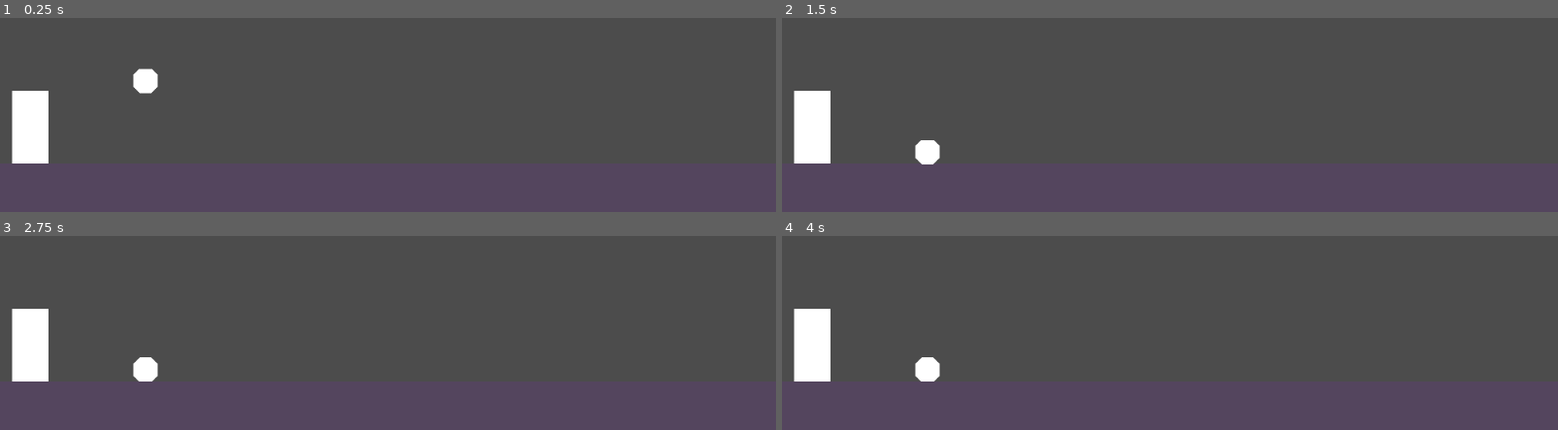
Above: before the commit, frames 1-4 (two rows, left to right).
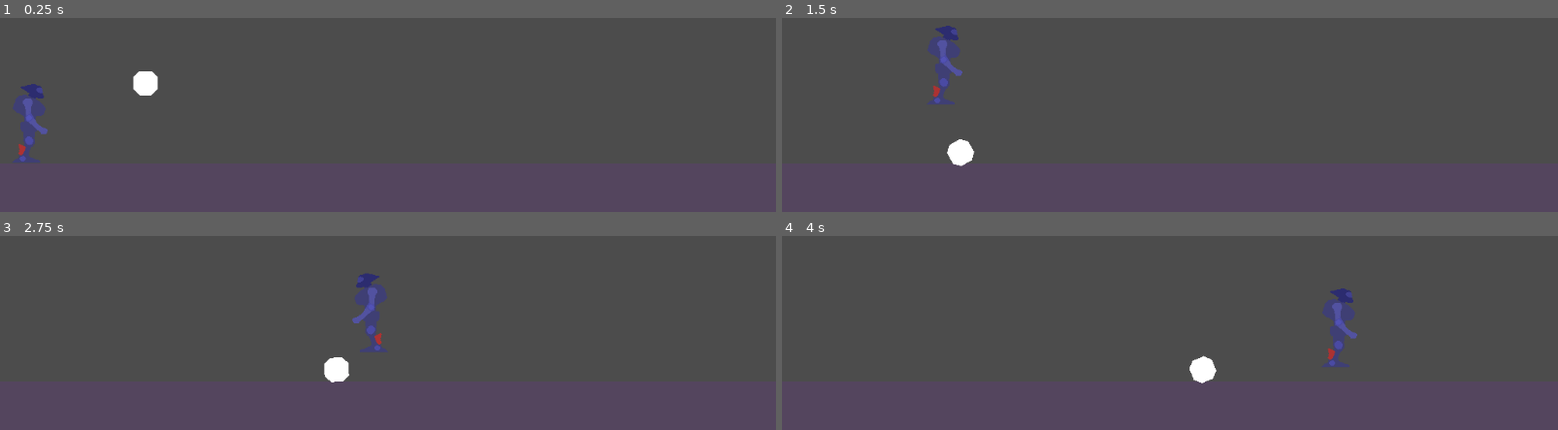
Above: after the commit, the same moments.

Repository: gioele-santi/MechGameJam
Game: Godot game, scene res://Level.tscn
Same seed, same stepped clock (60 frames per second), same inputs: the game is played once before the commit and once after it. The project has no main scene, so this scene is started directly.
Inputs:
- Up to frame 1 (0.25 s): no input
- Up to frame 2 (1.5 s): hold Space (jump, bound only after the commit) 0.53-1.28 s; hold D (move_right, bound only after the commit) from 0.53 s (still down); tap Space (jump, bound only after the commit) at 1.35 s
- Up to frame 3 (2.75 s): tap Space (jump, bound only after the commit) at 1.52, 1.82 s; release D (move_right, bound only after the commit) at 2.03 s; hold A (move_left, bound only after the commit) from 2.03 s (still down); hold Space (jump, bound only after the commit) from 2.03 s (still down)
- Up to frame 4 (4 s): release A (move_left, bound only after the commit) at 2.78 s; release Space (jump, bound only after the commit) at 2.78 s; hold D (move_right, bound only after the commit) from 2.78 s (still down); tap Space (jump, bound only after the commit) at 2.85, 3.02, 3.32 s; hold Space (jump, bound only after the commit) from 3.53 s (still down)

The runs differ from the first frame. In frame 1, 2.0% of the frame differs, in the area x 1-21%, y 26-75%; in frame 2, 3.4%; in frame 3, 3.4%, in the area x 1-50%, y 19-76%; in frame 4, 3.4%.

Commit message:
Created very basic control
Jump should be smoother, reduce sliding according to animation,
I could add a motor running state

Diff:
--- a/Level.tscn
+++ b/Level.tscn
@@ -1,10 +1,14 @@
-[gd_scene load_steps=4 format=2]
+[gd_scene load_steps=6 format=2]
+
+[ext_resource path="res://Mech.gd" type="Script" id=1]
+[ext_resource path="res://assets/mech.png" type="Texture" id=2]
 
 [sub_resource type="RectangleShape2D" id=1]
 extents = Vector2( 528, 40 )
 
-[sub_resource type="RectangleShape2D" id=2]
-extents = Vector2( 24, 48 )
+[sub_resource type="CapsuleShape2D" id=4]
+radius = 16.0
+height = 80.0
 
 [sub_resource type="CircleShape2D" id=3]
 radius = 16.0
@@ -25,20 +29,22 @@
 polygon = PoolVector2Array( 528, 40, 528, -40, -528, -40, -528, 40 )
 
 [node name="Mech" type="KinematicBody2D" parent="."]
-position = Vector2( 40, 488 )
+position = Vector2( 40, 472 )
+script = ExtResource( 1 )
 __meta__ = {
 "_edit_group_": true
 }
 
 [node name="CollisionShape2D" type="CollisionShape2D" parent="Mech"]
-shape = SubResource( 2 )
+position = Vector2( 0, 8 )
+shape = SubResource( 4 )
 
-[node name="Polygon2D" type="Polygon2D" parent="Mech"]
-position = Vector2( 0, -16 )
-polygon = PoolVector2Array( 24, 64, 24, -32, -24, -32, -24, 64 )
+[node name="Sprite" type="Sprite" parent="Mech"]
+texture = ExtResource( 2 )
 
 [node name="Ball" type="RigidBody2D" parent="."]
 position = Vector2( 192, 424 )
+gravity_scale = 2.0
 __meta__ = {
 "_edit_group_": true
 }
--- /dev/null
+++ b/Mech.gd
@@ -0,0 +1,65 @@
+extends KinematicBody2D
+class_name Mech
+
+enum {IDLE, SLIDE, RUN, JUMP, HURT, DEAD, CROUCH}
+var state = IDLE setget set_state
+
+export var speed = 7.0
+export var max_speed = 300.0
+export var ground_drag = 3.0
+export var gravity = 100.0
+
+export var jump_speed = 5000.0
+
+var velocity = Vector2.ZERO
+
+
+# Called when the node enters the scene tree for the first time.
+func _ready() -> void:
+	pass # Replace with function body.
+
+func _physics_process(delta: float) -> void:
+	#print(velocity.y)
+	velocity.y = gravity # change if adding a climb action
+	var direction := get_input_direction()
+	match state:
+		SLIDE:
+			velocity.x -= ground_drag * sign(velocity.x)
+			if abs(velocity.x) <= 0:
+				self.state = IDLE
+				velocity.x = 0
+		RUN:
+			$Sprite.flip_h = direction.x < 0
+			velocity += direction * speed
+			velocity.x = clamp(velocity.x,-max_speed, max_speed)
+			#generate dust particles when running
+		JUMP:
+			if is_on_floor():
+				velocity.y = -jump_speed
+
+	#add inertia to slow down when no input
+	move_and_slide(velocity, Vector2.UP)
+
+
+
+
+func get_input_direction() -> Vector2:
+	var direction = Vector2(Input.get_action_strength("move_right") - Input.get_action_strength("move_left"), 0)
+
+	if direction.length() <= 0:
+		self.state = SLIDE
+	else:
+		self.state = RUN
+
+	if Input.is_action_pressed("jump") and is_on_floor():
+		self.state = JUMP
+		print(velocity.y)
+
+	return direction
+
+func set_state(new_value) -> void:
+	if new_value == state:
+		return
+	state = new_value
+	print("State" + str(state))
+	#match to set different animations
--- a/project.godot
+++ b/project.godot
@@ -8,10 +8,71 @@
 
 config_version=4
 
+_global_script_classes=[ {
+"base": "KinematicBody2D",
+"class": "Mech",
+"language": "GDScript",
+"path": "res://Mech.gd"
+} ]
+_global_script_class_icons={
+"Mech": ""
+}
+
 [application]
 
 config/name="MechGameJam"
 config/icon="res://icon.png"
+
+[input]
+
+move_right={
+"deadzone": 0.5,
+"events": [ Object(InputEventKey,"resource_local_to_scene":false,"resource_name":"","device":0,"alt":false,"shift":false,"control":false,"meta":false,"command":false,"pressed":false,"scancode":68,"unicode":0,"echo":false,"script":null)
+, Object(InputEventJoypadButton,"resource_local_to_scene":false,"resource_name":"","device":0,"button_index":15,"pressure":0.0,"pressed":false,"script":null)
+ ]
+}
+move_left={
+"deadzone": 0.5,
+"events": [ Object(InputEventKey,"resource_local_to_scene":false,"resource_name":"","device":0,"alt":false,"shift":false,"control":false,"meta":false,"command":false,"pressed":false,"scancode":65,"unicode":0,"echo":false,"script":null)
+, Object(InputEventJoypadButton,"resource_local_to_scene":false,"resource_name":"","device":0,"button_index":14,"pressure":0.0,"pressed":false,"script":null)
+ ]
+}
+move_up={
+"deadzone": 0.5,
+"events": [ Object(InputEventKey,"resource_local_to_scene":false,"resource_name":"","device":0,"alt":false,"shift":false,"control":false,"meta":false,"command":false,"pressed":false,"scancode":87,"unicode":0,"echo":false,"script":null)
+, Object(InputEventJoypadButton,"resource_local_to_scene":false,"resource_name":"","device":0,"button_index":12,"pressure":0.0,"pressed":false,"script":null)
+ ]
+}
+move_down={
+"deadzone": 0.5,
+"events": [ Object(InputEventKey,"resource_local_to_scene":false,"resource_name":"","device":0,"alt":false,"shift":false,"control":false,"meta":false,"command":false,"pressed":false,"scancode":83,"unicode":0,"echo":false,"script":null)
+, Object(InputEventJoypadButton,"resource_local_to_scene":false,"resource_name":"","device":0,"button_index":13,"pressure":0.0,"pressed":false,"script":null)
+ ]
+}
+jump={
+"deadzone": 0.5,
+"events": [ Object(InputEventKey,"resource_local_to_scene":false,"resource_name":"","device":0,"alt":false,"shift":false,"control":false,"meta":false,"command":false,"pressed":false,"scancode":32,"unicode":0,"echo":false,"script":null)
+, Object(InputEventJoypadButton,"resource_local_to_scene":false,"resource_name":"","device":0,"button_index":1,"pressure":0.0,"pressed":false,"script":null)
+ ]
+}
+kick={
+"deadzone": 0.5,
+"events": [ Object(InputEventKey,"resource_local_to_scene":false,"resource_name":"","device":0,"alt":false,"shift":false,"control":false,"meta":false,"command":false,"pressed":false,"scancode":16777237,"unicode":0,"echo":false,"script":null)
+, Object(InputEventJoypadButton,"resource_local_to_scene":false,"resource_name":"","device":0,"button_index":0,"pressure":0.0,"pressed":false,"script":null)
+ ]
+}
+head={
+"deadzone": 0.5,
+"events": [ Object(InputEventKey,"resource_local_to_scene":false,"resource_name":"","device":0,"alt":false,"shift":false,"control":false,"meta":false,"command":false,"pressed":false,"scancode":69,"unicode":0,"echo":false,"script":null)
+, Object(InputEventJoypadButton,"resource_local_to_scene":false,"resource_name":"","device":0,"button_index":3,"pressure":0.0,"pressed":false,"script":null)
+ ]
+}
+stop={
+"deadzone": 0.5,
+"events": [ Object(InputEventKey,"resource_local_to_scene":false,"resource_name":"","device":0,"alt":false,"shift":false,"control":false,"meta":false,"command":false,"pressed":false,"scancode":81,"unicode":0,"echo":false,"script":null)
+, Object(InputEventJoypadButton,"resource_local_to_scene":false,"resource_name":"","device":0,"button_index":2,"pressure":0.0,"pressed":false,"script":null)
+ ]
+}
 
 [physics]
 
Binary file added: assets/building2.png
Not shown, added: assets/building2.png.import
Binary file added: assets/building_1.png
Not shown, added: assets/building_1.png.import
Binary file added: assets/ground.png
Binary file added: assets/mech.png
Not shown, added: assets/mech.png.import
